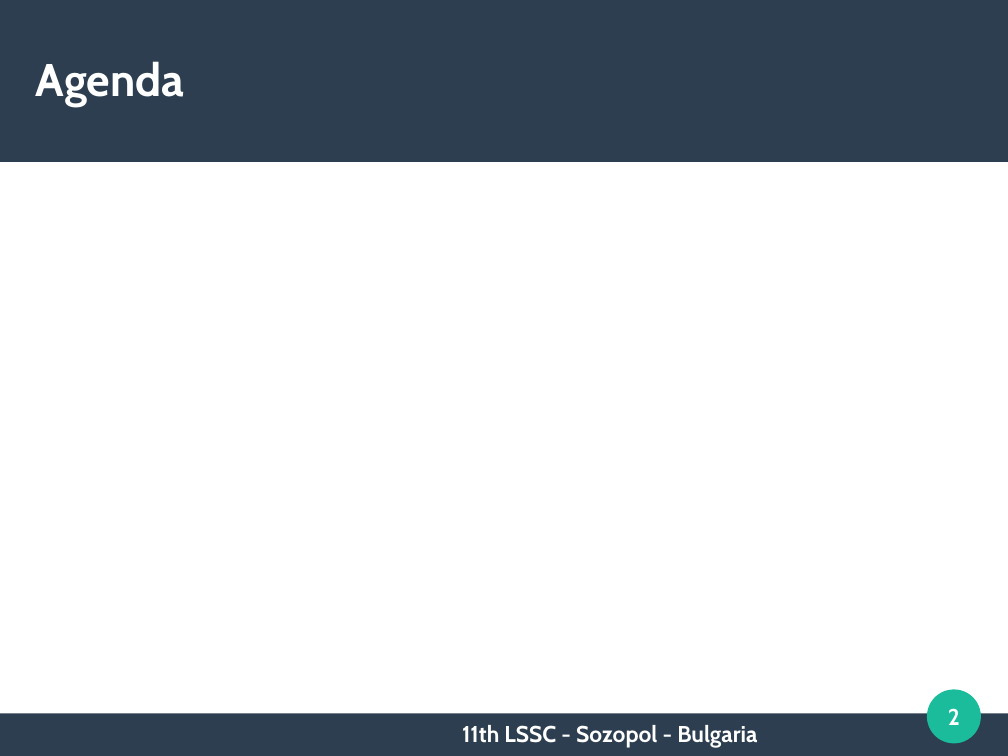
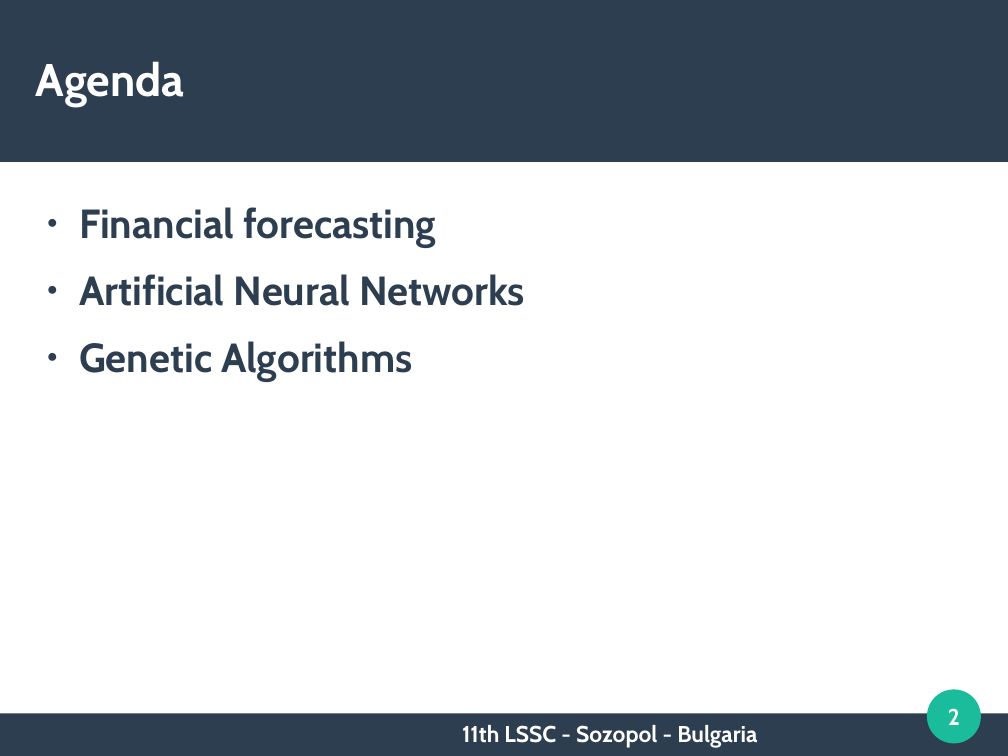
Before and after one commit to TodorBalabanov/Large-Scale-Scientific-Computations-2017, a slide deck: slide 2 of HybridApproachBasedOnCombinationOfBackpropagationAndEvolutionaryAlgorithmsForArtificialNeuralNetworksTrainingByUsingMobileDevicesInDistributedComputingEnvironment.odp. Drawn at 1008x756 pixels with LibreOffice and Linux fonts; fonts in the diff are those of the drawing; background and template pictures are left out. Boxes give left, top, right and bottom in pixels: in the first picture for what was removed or moved away, otherwise in the second. Text is boxed around its words. In the diff, an @@ line names an element or a change of style, - is before the commit and + after.

```diff
--- a/HybridApproachBasedOnCombinationOfBackpropagationAndEvolutionaryAlgorithmsForArtificialNeuralNetworksTrainingByUsingMobileDevicesInDistributedComputingEnvironment.odp
+++ b/HybridApproachBasedOnCombinationOfBackpropagationAndEvolutionaryAlgorithmsForArtificialNeuralNetworksTrainingByUsingMobileDevicesInDistributedComputingEnvironment.odp
@@ text added at bbox=[79, 207, 525, 381], 32 pt, text #2C3E50, bold @@
+● Financial forecasting
+● Artificial Neural Networks
+● Genetic Algorithms
```
Also in this commit, not shown: 10 slides added.
